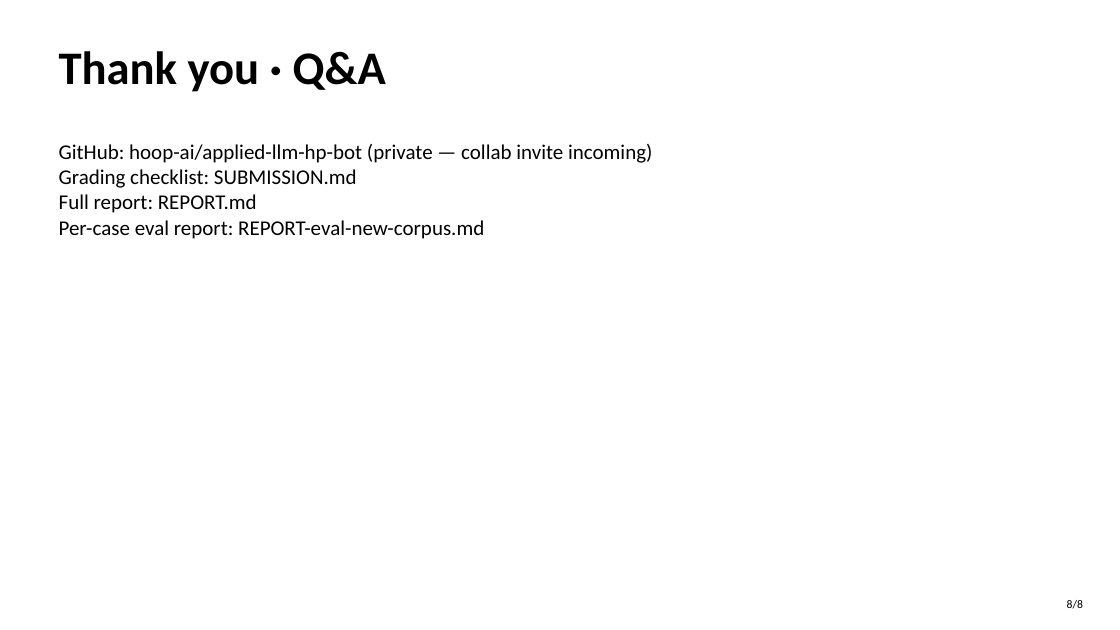
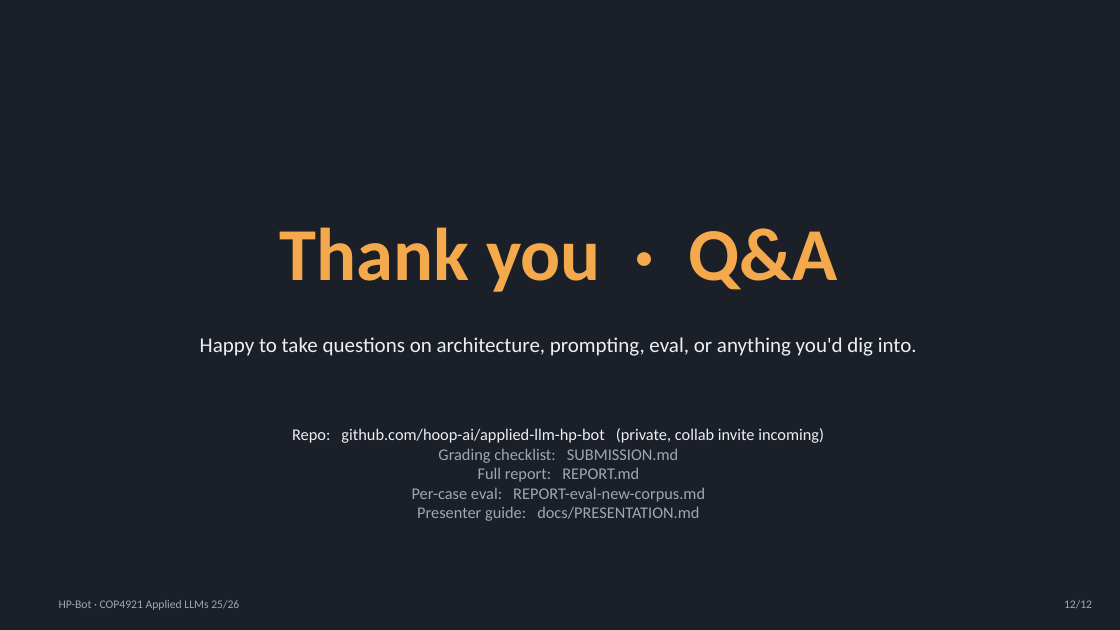
Before and after one commit to hoop-ai/applied-llm-hp-bot, a slide deck: slide 12 of HP-Bot-presentation.pptx (slide 8 before the commit). Drawn at 1120x630 pixels with LibreOffice and Linux fonts; fonts in the diff are those of the drawing. Boxes give left, top, right and bottom in pixels: in the first picture for what was removed or moved away, otherwise in the second. Text is boxed around its words. In the diff, an @@ line names an element or a change of style, - is before the commit and + after.

```diff
--- a/HP-Bot-presentation.pptx
+++ b/HP-Bot-presentation.pptx
@@ rectangle added at [0,0,1120,630], fill #1B1F27 @@
@@ text "Thank you · Q&A": place and size @@
-text "Thank you · Q&A" at [59,51,386,92]
+text "Thank you · Q&A" at [280,227,837,292]
@@ text "Thank you · Q&A" at [280,227,837,292]: size 40 to 64 pt, text colour #000000 to #F5A94D; alignment left to centre @@
@@ text added at [200,337,917,356], 18 pt, text #ECEFF4 @@
+Happy to take questions on architecture, prompting, eval, or anything you'd dig into.
@@ text "Repo: github.com/hoop-ai/applied-llm-hp-bot (private, collab ...": place and size @@
-text "Repo: github.com/hoop-ai/applied-llm-hp-bot (private, collab ..." at [59,144,652,239]
+text "Repo: github.com/hoop-ai/applied-llm-hp-bot (private, collab ..." at [292,428,824,521]
@@ text at [292,428,824,443]: text changed; size 18 to 14 pt; text colour #000000 to #ECEFF4 @@
-GitHub: hoop-ai/applied-llm-hp-bot (private — collab invite incoming)
+Repo: github.com/hoop-ai/applied-llm-hp-bot (private, collab invite incoming)
@@ text at [438,448,678,482]: size 18 to 14 pt, text colour #000000 to #9DA8B6 in "Grading checklist: SUBMISSION.md", "Full report: REPORT.md"; alignment left to centre @@
@@ text at [412,487,705,521]: text changed; size 18 to 14 pt; text colour #000000 to #9DA8B6 @@
-Per-case eval report: REPORT-eval-new-corpus.md
+Per-case eval: REPORT-eval-new-corpus.md
+Presenter guide: docs/PRESENTATION.md
@@ text added at [59,600,239,610], 10 pt, text #9DA8B6 @@
+HP-Bot · COP4921 Applied LLMs 25/26
@@ text added at [1064,600,1092,608], 10 pt, text #9DA8B6 @@
+12/12
@@ text removed at [1067,600,1083,609] @@
-8/8
```
Also in this commit, not shown: 1 other slide changed, 10 slides added, 6 slides removed, 11 other files.
